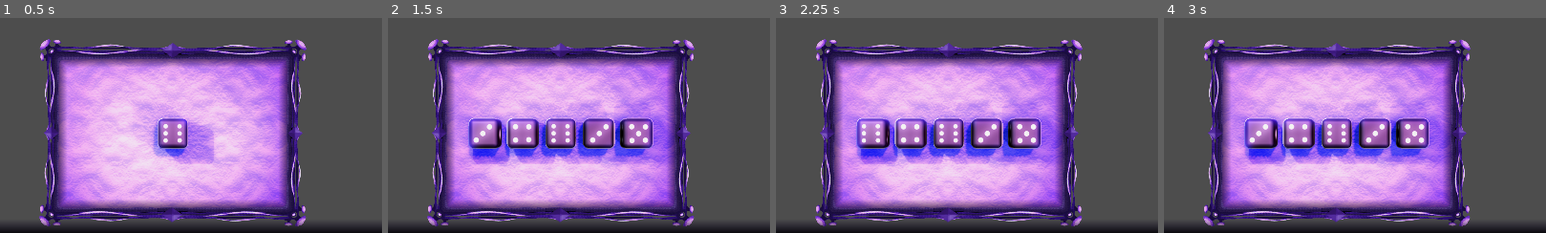
Above: before the commit, frames 1-4 (left to right).
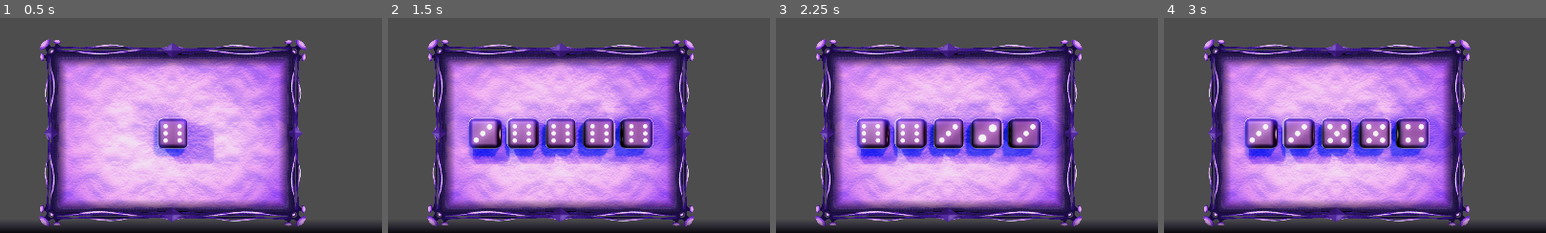
Above: after the commit, the same moments.

Repository: Rubj/dice
Game: Godot game, scene res://node_2d.tscn
Same seed, same stepped clock (60 frames per second), same inputs: the game is played once before the commit and once after it.
Inputs (mouse positions are % of the whole screen's width and height, from its top left):
- Up to frame 1 (0.5 s): no input
- Up to frame 2 (1.5 s): tap Enter at 0.5 s; move the mouse to (72, 45) at 0.52 s; click (72, 45) at 0.6 s; tap Space at 1.25 s; move the mouse to (30, 55) at 1.27 s; click (30, 55) at 1.35 s
- Up to frame 3 (2.25 s): tap Enter at 2 s; move the mouse to (60, 28) at 2.02 s; click (60, 28) at 2.1 s
- Up to frame 4 (3 s): tap Space at 2.75 s; move the mouse to (45, 70) at 2.77 s; click (45, 70) at 2.85 s
The pictures show only the part of the screen within x 27-77%, y 50-100%; the shares and areas given below are measured in that part.

Frame 1 is identical in both runs. In frame 2, 0.4% of the frame differs, in the area x 32-69%, y 49-59%; in frame 3, 0.6%; in frame 4, 0.6%, in the area x 32-69%, y 48-59%.

Commit message:
refactoring

Diff:
--- a/node_2d.gd
+++ b/node_2d.gd
@@ -6,6 +6,7 @@
 var myDice: Array[Taring] = [];
 var viskeid: int;
 var battleScene: Node3D;
+@onready var D6: PackedScene = preload("res://d6.tscn");
 
 # Called when the node enters the scene tree for the first time.
 func _ready():
@@ -55,26 +56,30 @@
 		var d = ds[i];
 		d.roll();
 		if (taringud.size() < (i + 1)):
-			var t: MeshInstance3D = taringD6.duplicate();
+			var t: MeshInstance3D = D6.instantiate();
+			t.name = "D6"+str(i);
 			subViewport.add_child(t);
 			t.position = Vector3(left_side + (i*0.5), 0, 0);
 			taringud.push_back(t);
-		turnD6(d.current_side, taringud[i]);
+		var t2 = taringud[i];
+		if (i > 0): #todo remove if starting with empty board and test dice removed
+			t2 = subViewport.get_node("D6"+str(i));
+		turnD6(d.current_side, t2);
 	print(str(ds.map(func(d): return d.current_side)) + " || viskeid jäänud: " + str(viskeid));
 
-func turnD6(v: int, taring: MeshInstance3D): #todo move to render logic
+func turnD6(v: int, t: MeshInstance3D): #todo move to render logic
 	if v == 6:
-		taring.rotation_degrees = Vector3(0, 0, 0);
+		t.rotation_degrees = Vector3(0, 0, 0);
 	elif v == 5:
-		taring.rotation_degrees = Vector3(90, 0, 0);
+		t.rotation_degrees = Vector3(90, 0, 0);
 	elif v == 1:
-		taring.rotation_degrees = Vector3(180, 0, 0);
+		t.rotation_degrees = Vector3(180, 0, 0);
 	elif v == 2:
-		taring.rotation_degrees = Vector3(-90, 0, 0);
+		t.rotation_degrees = Vector3(-90, 0, 0);
 	elif v == 3:
-		taring.rotation_degrees = Vector3(0, 0, 90);
+		t.rotation_degrees = Vector3(0, 0, 90);
 	elif v == 4:
-		taring.rotation_degrees = Vector3(0, 0, -90);
+		t.rotation_degrees = Vector3(0, 0, -90);
 
 
 #func battleInit
--- a/node_2d.tscn
+++ b/node_2d.tscn
@@ -9,4 +9,3 @@
 [node name="CanvasLayer_2dUI" type="CanvasLayer" parent="."]
 
 [node name="Battle" parent="." instance=ExtResource("2_yf27q")]
-visible = false
--- a/scenes/battle.tscn
+++ b/scenes/battle.tscn
@@ -132,13 +132,10 @@
 custom_minimum_size = Vector2(1920, 1080)
 offset_right = 1920.0
 offset_bottom = 1080.0
-metadata/_edit_lock_ = true
 
 [node name="Panel" type="Panel" parent="WindowFrame and BG"]
 layout_mode = 2
 size_flags_horizontal = 3
 theme_override_styles/panel = ExtResource("4_n4mnt")
-metadata/_edit_lock_ = true
 
 [node name="Backgrounds" parent="WindowFrame and BG" instance=ExtResource("9_dycxt")]
-metadata/_edit_lock_ = true
--- a/scenes/d_6_esimene_katsetus.gd
+++ b/scenes/d_6_esimene_katsetus.gd
@@ -1,4 +1,17 @@
+class_name D6
 extends MeshInstance3D
+
+# Nodes
+#const self_scene = preload("res://scenes/d6.tscn")
+
+# Members
+#@export var dice_id: int
+
+#static func constructor(id: int = 0)-> MeshInstance3D:
+#	var obj = self_scene.instantiate()
+#	obj.dice_id = id
+#	return obj
+
 
 var mouse_is_on: bool = false;
 var outline: MeshInstance3D;
